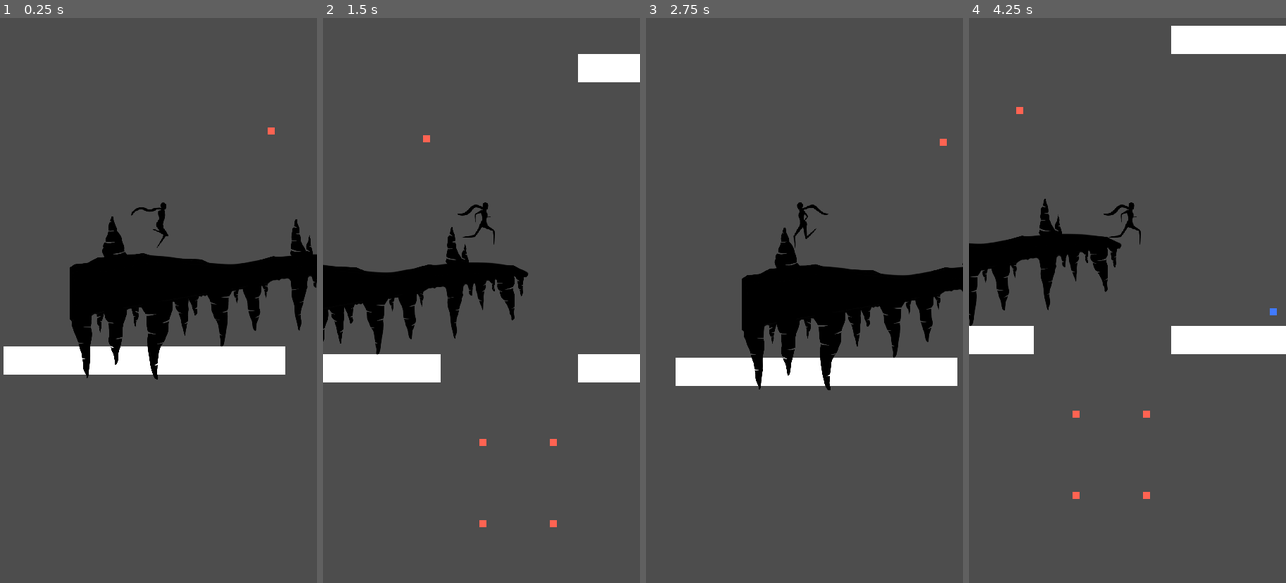
Above: before the commit, frames 1-4 (left to right).
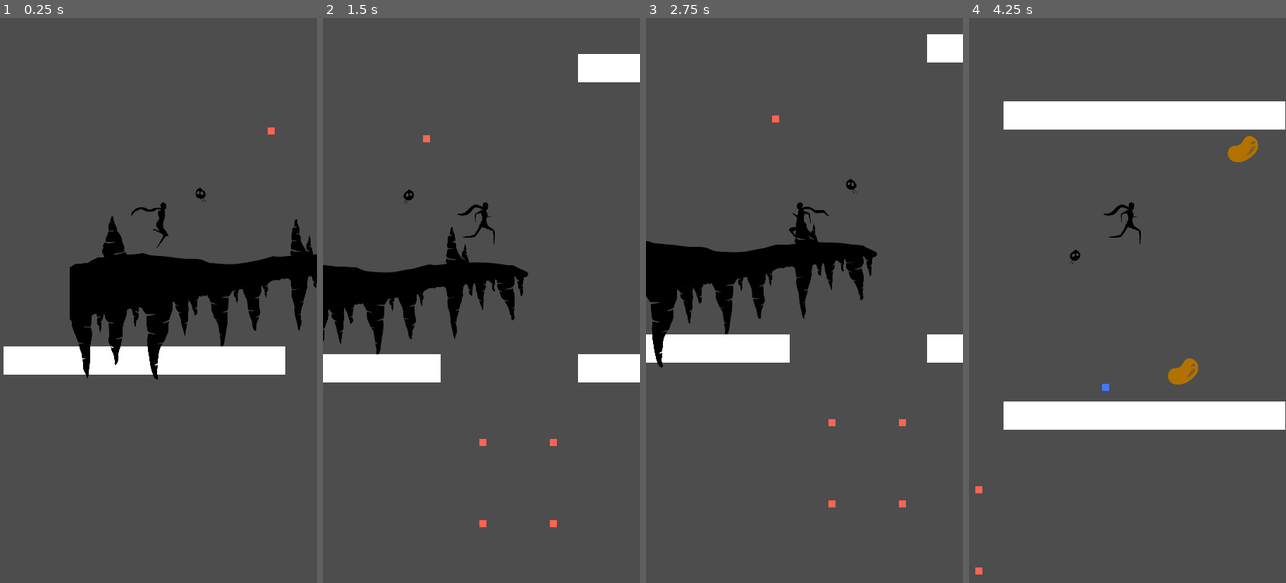
Above: after the commit, the same moments.

Repository: TylerPelaez/Sprouts
Game: Godot game, scene res://Levels/TylerTest.tscn
The game is run twice, just before and just after one commit, with the same random seed, the same clock (stepped at 60 frames per second) and the same inputs. This scene is started directly instead of the project's main scene.
Inputs:
- Up to frame 1 (0.25 s): no input
- Up to frame 2 (1.5 s): hold E (Hit Switch) 0.53-1.28 s; hold D (Right) from 0.53 s (still down); tap Space (Jump) at 0.77 s; tap E (Hit Switch) at 1.35 s
- Up to frame 3 (2.75 s): tap Space (Jump) at 1.52 s; release D (Right) at 2.03 s; hold A (Left) from 2.03 s (still down); hold E (Hit Switch) from 2.03 s (still down)
- Up to frame 4 (4.25 s): release A (Left) at 2.78 s; release E (Hit Switch) at 2.78 s; hold D (Right) from 2.78 s (still down); tap E (Hit Switch) at 2.85 s; tap Space (Jump) at 3.02, 3.77 s; hold E (Hit Switch) from 3.53 s (still down)

The runs differ from the first frame. In frame 1, less than 0.1% of the frame differs, in the area x 61-66%, y 30-33%; in frame 2, less than 0.1%; in frame 3, 18%, in the area x 0-100%, y 2-87%; in frame 4, 17%.

Commit message:
Add Chickpea companion art

Diff:
--- a/Levels/TylerTest.tscn
+++ b/Levels/TylerTest.tscn
@@ -18,7 +18,6 @@
 [node name="TylerTest" type="Node2D"]
 process_mode = 1
 script = ExtResource("1_60dag")
-player_has_companion = false
 next_level = "res://Levels/AirLevel1.tscn"
 
 [node name="Camera2D" type="Camera2D" parent="."]
--- a/Prefabs/Companion.tscn
+++ b/Prefabs/Companion.tscn
@@ -1,9 +1,281 @@
-[gd_scene load_steps=3 format=3 uid="uid://clgebm3bcjsqn"]
-
-[ext_resource type="Texture2D" uid="uid://c1voi4mbtyr5t" path="res://Art/Test/White16.png" id="1_ogr1d"]
+[gd_scene load_steps=20 format=3 uid="uid://clgebm3bcjsqn"]
+
+[ext_resource type="Texture2D" uid="uid://bhb08c478uwgh" path="res://Art/Chickpea/ChickpeaSheetDownscaled.png" id="1_qlrg1"]
 [ext_resource type="Script" path="res://Scripts/Companion.gd" id="2_36u7f"]
 
+[sub_resource type="AnimationNodeAnimation" id="AnimationNodeAnimation_rt0k1"]
+animation = &"FloatRight"
+
+[sub_resource type="AnimationNodeAnimation" id="AnimationNodeAnimation_tx6bl"]
+animation = &"FloatLeft"
+
+[sub_resource type="AnimationNodeBlendSpace1D" id="AnimationNodeBlendSpace1D_mgwtb"]
+blend_point_0/node = SubResource("AnimationNodeAnimation_rt0k1")
+blend_point_0/pos = 1.0
+blend_point_1/node = SubResource("AnimationNodeAnimation_tx6bl")
+blend_point_1/pos = -1.0
+blend_mode = 1
+
+[sub_resource type="AnimationNodeAnimation" id="AnimationNodeAnimation_dd5tb"]
+animation = &"IdleRight"
+
+[sub_resource type="AnimationNodeAnimation" id="AnimationNodeAnimation_wb8se"]
+animation = &"IdleLeft"
+
+[sub_resource type="AnimationNodeBlendSpace1D" id="AnimationNodeBlendSpace1D_hrr5u"]
+blend_point_0/node = SubResource("AnimationNodeAnimation_dd5tb")
+blend_point_0/pos = 1.0
+blend_point_1/node = SubResource("AnimationNodeAnimation_wb8se")
+blend_point_1/pos = -1.0
+blend_mode = 1
+
+[sub_resource type="AnimationNodeStateMachineTransition" id="AnimationNodeStateMachineTransition_benfa"]
+advance_mode = 2
+
+[sub_resource type="AnimationNodeStateMachineTransition" id="AnimationNodeStateMachineTransition_vice8"]
+
+[sub_resource type="AnimationNodeStateMachineTransition" id="AnimationNodeStateMachineTransition_fg3tb"]
+
+[sub_resource type="AnimationNodeStateMachine" id="AnimationNodeStateMachine_is8k7"]
+states/Float/node = SubResource("AnimationNodeBlendSpace1D_mgwtb")
+states/Float/position = Vector2(394, 149)
+states/Idle/node = SubResource("AnimationNodeBlendSpace1D_hrr5u")
+states/Idle/position = Vector2(394, 70)
+states/Start/position = Vector2(227, 70)
+transitions = ["Start", "Idle", SubResource("AnimationNodeStateMachineTransition_benfa"), "Idle", "Float", SubResource("AnimationNodeStateMachineTransition_vice8"), "Float", "Idle", SubResource("AnimationNodeStateMachineTransition_fg3tb")]
+graph_offset = Vector2(98, -8)
+
+[sub_resource type="AnimationNodeStateMachinePlayback" id="AnimationNodeStateMachinePlayback_0rglo"]
+
+[sub_resource type="Animation" id="Animation_x0dek"]
+resource_name = "FloatRight"
+length = 0.6
+loop_mode = 1
+tracks/0/type = "value"
+tracks/0/imported = false
+tracks/0/enabled = true
+tracks/0/path = NodePath(".:frame")
+tracks/0/interp = 1
+tracks/0/loop_wrap = true
+tracks/0/keys = {
+"times": PackedFloat32Array(0, 0.1, 0.2, 0.3, 0.4, 0.5),
+"transitions": PackedFloat32Array(1, 1, 1, 1, 1, 1),
+"update": 1,
+"values": [0, 1, 2, 3, 4, 5]
+}
+tracks/1/type = "value"
+tracks/1/imported = false
+tracks/1/enabled = true
+tracks/1/path = NodePath(".:flip_h")
+tracks/1/interp = 1
+tracks/1/loop_wrap = true
+tracks/1/keys = {
+"times": PackedFloat32Array(0),
+"transitions": PackedFloat32Array(1),
+"update": 1,
+"values": [false]
+}
+tracks/2/type = "value"
+tracks/2/imported = false
+tracks/2/enabled = true
+tracks/2/path = NodePath(".:offset")
+tracks/2/interp = 1
+tracks/2/loop_wrap = true
+tracks/2/keys = {
+"times": PackedFloat32Array(0),
+"transitions": PackedFloat32Array(1),
+"update": 0,
+"values": [Vector2(4, -4)]
+}
+
+[sub_resource type="Animation" id="Animation_55rqj"]
+length = 0.001
+tracks/0/type = "value"
+tracks/0/imported = false
+tracks/0/enabled = true
+tracks/0/path = NodePath(".:frame")
+tracks/0/interp = 1
+tracks/0/loop_wrap = true
+tracks/0/keys = {
+"times": PackedFloat32Array(0),
+"transitions": PackedFloat32Array(1),
+"update": 1,
+"values": [0]
+}
+tracks/1/type = "value"
+tracks/1/imported = false
+tracks/1/enabled = true
+tracks/1/path = NodePath(".:offset")
+tracks/1/interp = 1
+tracks/1/loop_wrap = true
+tracks/1/keys = {
+"times": PackedFloat32Array(0),
+"transitions": PackedFloat32Array(1),
+"update": 0,
+"values": [Vector2(4, -4)]
+}
+tracks/2/type = "value"
+tracks/2/imported = false
+tracks/2/enabled = true
+tracks/2/path = NodePath(".:flip_h")
+tracks/2/interp = 1
+tracks/2/loop_wrap = true
+tracks/2/keys = {
+"times": PackedFloat32Array(0),
+"transitions": PackedFloat32Array(1),
+"update": 1,
+"values": [true]
+}
+
+[sub_resource type="Animation" id="Animation_wuhkp"]
+resource_name = "FloatLeft"
+length = 0.6
+loop_mode = 1
+tracks/0/type = "value"
+tracks/0/imported = false
+tracks/0/enabled = true
+tracks/0/path = NodePath(".:frame")
+tracks/0/interp = 1
+tracks/0/loop_wrap = true
+tracks/0/keys = {
+"times": PackedFloat32Array(0, 0.1, 0.2, 0.3, 0.4, 0.5),
+"transitions": PackedFloat32Array(1, 1, 1, 1, 1, 1),
+"update": 1,
+"values": [0, 1, 2, 3, 4, 5]
+}
+tracks/1/type = "value"
+tracks/1/imported = false
+tracks/1/enabled = true
+tracks/1/path = NodePath(".:offset")
+tracks/1/interp = 1
+tracks/1/loop_wrap = true
+tracks/1/keys = {
+"times": PackedFloat32Array(0),
+"transitions": PackedFloat32Array(1),
+"update": 0,
+"values": [Vector2(-4, -4)]
+}
+tracks/2/type = "value"
+tracks/2/imported = false
+tracks/2/enabled = true
+tracks/2/path = NodePath(".:flip_h")
+tracks/2/interp = 1
+tracks/2/loop_wrap = true
+tracks/2/keys = {
+"times": PackedFloat32Array(0),
+"transitions": PackedFloat32Array(1),
+"update": 1,
+"values": [true]
+}
+
+[sub_resource type="Animation" id="Animation_cpnd3"]
+resource_name = "IdleRight"
+length = 1.4
+loop_mode = 1
+tracks/0/type = "value"
+tracks/0/imported = false
+tracks/0/enabled = true
+tracks/0/path = NodePath(".:flip_h")
+tracks/0/interp = 1
+tracks/0/loop_wrap = true
+tracks/0/keys = {
+"times": PackedFloat32Array(0),
+"transitions": PackedFloat32Array(1),
+"update": 1,
+"values": [false]
+}
+tracks/1/type = "value"
+tracks/1/imported = false
+tracks/1/enabled = true
+tracks/1/path = NodePath(".:offset")
+tracks/1/interp = 1
+tracks/1/loop_wrap = true
+tracks/1/keys = {
+"times": PackedFloat32Array(0),
+"transitions": PackedFloat32Array(1),
+"update": 0,
+"values": [Vector2(4, -4)]
+}
+tracks/2/type = "value"
+tracks/2/imported = false
+tracks/2/enabled = true
+tracks/2/path = NodePath(".:frame")
+tracks/2/interp = 1
+tracks/2/loop_wrap = true
+tracks/2/keys = {
+"times": PackedFloat32Array(0, 0.1, 0.2, 0.3, 0.4, 0.5, 0.6, 0.7, 0.8, 0.9, 1, 1.1, 1.2, 1.3),
+"transitions": PackedFloat32Array(1, 1, 1, 1, 1, 1, 1, 1, 1, 1, 1, 1, 1, 1),
+"update": 1,
+"values": [6, 7, 8, 9, 10, 11, 12, 13, 14, 15, 16, 17, 18, 19]
+}
+
+[sub_resource type="Animation" id="Animation_hk4te"]
+resource_name = "IdleLeft"
+length = 1.4
+loop_mode = 1
+tracks/0/type = "value"
+tracks/0/imported = false
+tracks/0/enabled = true
+tracks/0/path = NodePath(".:flip_h")
+tracks/0/interp = 1
+tracks/0/loop_wrap = true
+tracks/0/keys = {
+"times": PackedFloat32Array(0),
+"transitions": PackedFloat32Array(1),
+"update": 1,
+"values": [true]
+}
+tracks/1/type = "value"
+tracks/1/imported = false
+tracks/1/enabled = true
+tracks/1/path = NodePath(".:offset")
+tracks/1/interp = 1
+tracks/1/loop_wrap = true
+tracks/1/keys = {
+"times": PackedFloat32Array(0),
+"transitions": PackedFloat32Array(1),
+"update": 0,
+"values": [Vector2(-4, -4)]
+}
+tracks/2/type = "value"
+tracks/2/imported = false
+tracks/2/enabled = true
+tracks/2/path = NodePath(".:frame")
+tracks/2/interp = 1
+tracks/2/loop_wrap = true
+tracks/2/keys = {
+"times": PackedFloat32Array(0, 0.1, 0.2, 0.3, 0.4, 0.5, 0.6, 0.7, 0.8, 0.9, 1, 1.1, 1.2, 1.3),
+"transitions": PackedFloat32Array(1, 1, 1, 1, 1, 1, 1, 1, 1, 1, 1, 1, 1, 1),
+"update": 1,
+"values": [6, 7, 8, 9, 10, 11, 12, 13, 14, 15, 16, 17, 18, 19]
+}
+
+[sub_resource type="AnimationLibrary" id="AnimationLibrary_bg6ck"]
+_data = {
+"FloatLeft": SubResource("Animation_wuhkp"),
+"FloatRight": SubResource("Animation_x0dek"),
+"IdleLeft": SubResource("Animation_hk4te"),
+"IdleRight": SubResource("Animation_cpnd3"),
+"RESET": SubResource("Animation_55rqj")
+}
+
 [node name="Companion" type="Sprite2D"]
-modulate = Color(0.254902, 0.478431, 1, 1)
-texture = ExtResource("1_ogr1d")
+texture = ExtResource("1_qlrg1")
+offset = Vector2(4, -4)
+flip_h = true
+hframes = 20
 script = ExtResource("2_36u7f")
+follow_distance = 96.0
+initial_offset = Vector2(96, 0)
+
+[node name="AnimationTree" type="AnimationTree" parent="."]
+tree_root = SubResource("AnimationNodeStateMachine_is8k7")
+anim_player = NodePath("../AnimationPlayer")
+parameters/playback = SubResource("AnimationNodeStateMachinePlayback_0rglo")
+parameters/Float/blend_position = 0
+parameters/Idle/blend_position = 0
+
+[node name="AnimationPlayer" type="AnimationPlayer" parent="."]
+libraries = {
+"": SubResource("AnimationLibrary_bg6ck")
+}
--- a/Prefabs/Player.tscn
+++ b/Prefabs/Player.tscn
@@ -183,5 +183,8 @@
 parameters/playback = SubResource("AnimationNodeStateMachinePlayback_7celx")
 parameters/Run/blend_position = 0
 
+[node name="PlayerCompanionCenter" type="Marker2D" parent="."]
+position = Vector2(0, -72)
+
 [connection signal="area_entered" from="KillAreaCheck" to="." method="_on_kill_area_check_area_entered"]
 [connection signal="timeout" from="FallTimer" to="." method="_on_fall_timer_timeout"]
--- a/Scripts/Companion.gd
+++ b/Scripts/Companion.gd
@@ -6,6 +6,9 @@
 @export var follow_speed: float = 5.0
 @export var player_double_jump_offset: Vector2 = Vector2(0, 32)
 @export var double_jump_movement_time_seconds: float = 0.05
+
+@onready var animation_tree := $AnimationTree
+@onready var animation_state = animation_tree.get("parameters/playback")
 
 var player: Player
 var original_color: Color
@@ -21,8 +24,9 @@
 var state: State = State.PLAYER_FOLLOW
 
 func initialize(_player: Player):
+	animation_tree.active = true
 	player = _player
-	global_position = _player.global_position + initial_offset
+	global_position = _player.companion_center.global_position + initial_offset
 	player.double_jump.connect(_on_player_double_jump)
 	player.double_jump_restored.connect(_on_player_double_jump_restored)
 	original_color = modulate
@@ -31,8 +35,18 @@
 func _physics_process(delta):
 	match state:
 		State.PLAYER_FOLLOW:
-			if global_position.distance_to(player.global_position) > follow_distance:
-				global_position = global_position.lerp(player.global_position + (global_position - player.global_position).normalized() * follow_distance, follow_speed * delta)
+			var pivot = player.companion_center.global_position
+			var target_pos = pivot + (global_position - pivot).normalized() * follow_distance
+			if global_position.distance_to(target_pos) > 0.01:
+				var direction = (target_pos - global_position).normalized()
+				global_position = global_position.lerp(target_pos, follow_speed * delta)
+				animation_state.travel("Float")
+				animation_tree.set("parameters/Idle/blend_position", direction.x)
+				animation_tree.set("parameters/Float/blend_position", direction.x)
+
+				if global_position.distance_to(target_pos) < 1:
+					animation_state.travel("Idle")
+
 		State.DOUBLE_JUMP:
 			var t = ((Time.get_ticks_msec() - double_jump_start_time) / 1000.0) / float(double_jump_movement_time_seconds)
 			if t >= 1:
--- a/Scripts/Player.gd
+++ b/Scripts/Player.gd
@@ -21,6 +21,8 @@
 
 @onready var animation_tree := $AnimationTree
 @onready var animation_state = animation_tree.get("parameters/playback")
+
+@onready var companion_center := $PlayerCompanionCenter
 
 var jumped: bool = false
 var double_jumped: bool = false : set = set_double_jumped
Binary file added: Art/Chickpea/Chickpea.aseprite
Binary file added: Art/Chickpea/ChickpeaSheet.png
Not shown, added: Art/Chickpea/ChickpeaSheet.png.import
Binary file added: Art/Chickpea/ChickpeaSheetDownscaled.png
Not shown, added: Art/Chickpea/ChickpeaSheetDownscaled.png.import
